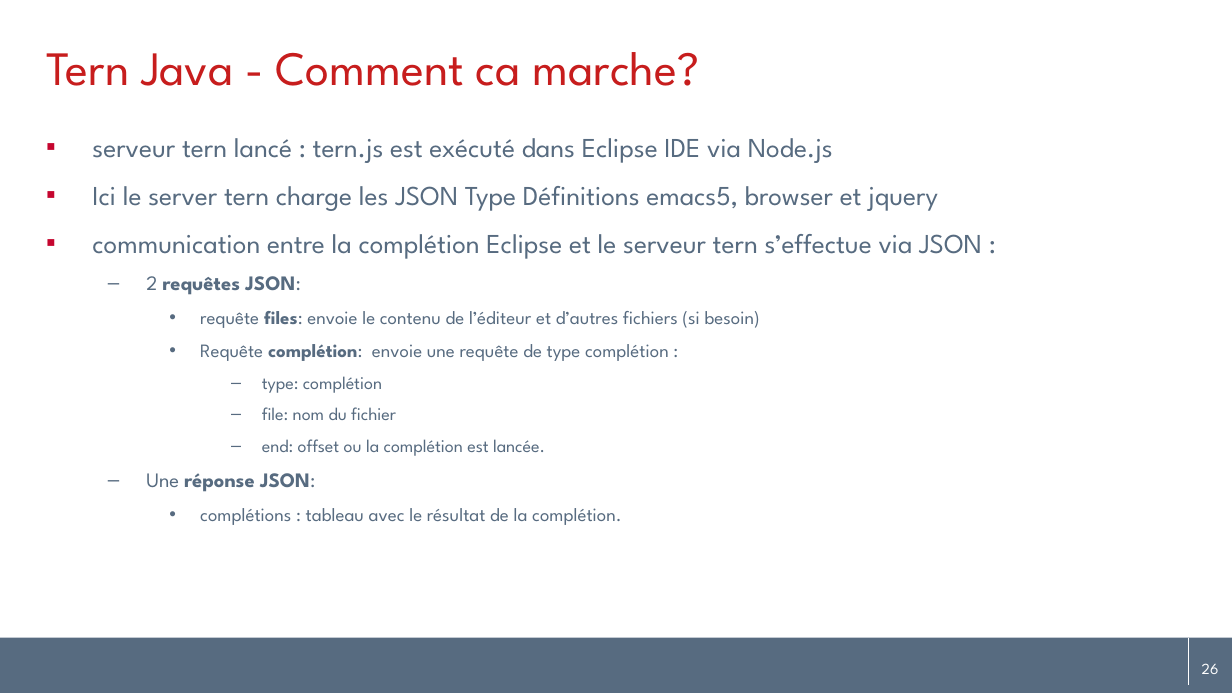
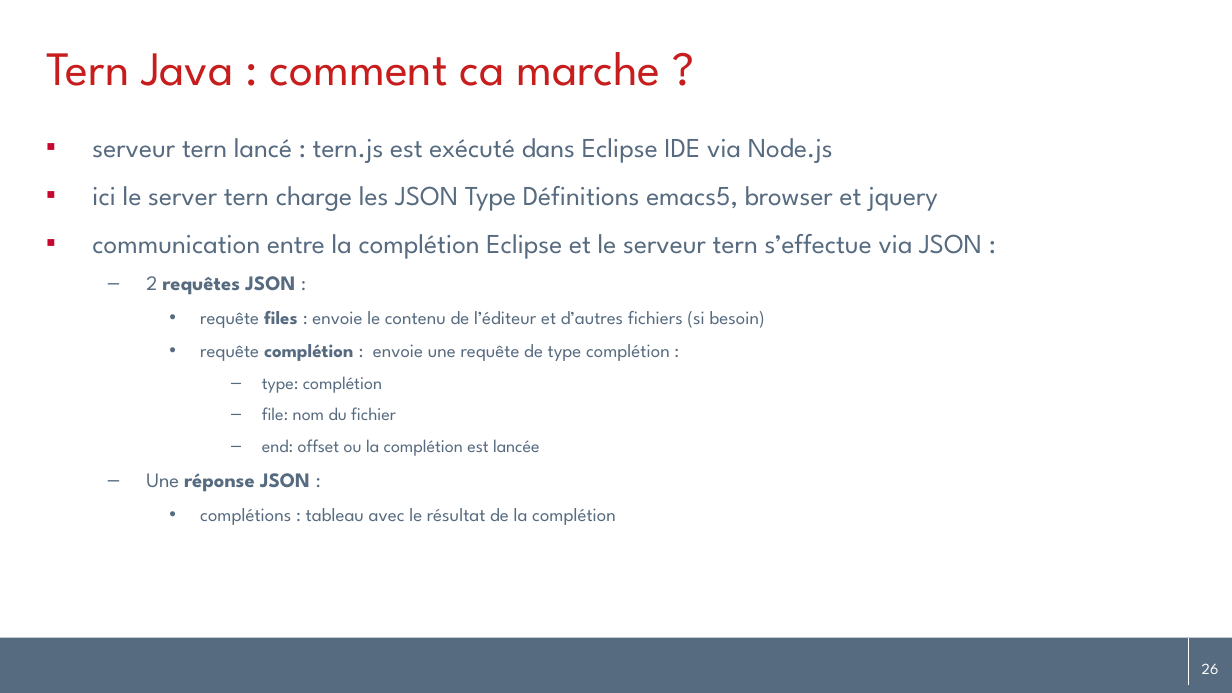
Before and after one commit to angelozerr/tern.java, a slide deck: slide 26 of docs/tern.java_fr.pptx. Drawn at 1232x693 pixels with LibreOffice and Linux fonts; fonts in the diff are those of the drawing; background and template pictures are left out. Boxes give left, top, right and bottom in pixels: in the first picture for what was removed or moved away, otherwise in the second. Text is boxed around its words. In the diff, an @@ line names an element or a change of style, - is before the commit and + after.

```diff
--- a/docs/tern.java_fr.pptx
+++ b/docs/tern.java_fr.pptx
@@ title at <box>46,52,660,86</box>: text changed @@
-Tern Java - Comment ca marche?
+Tern Java : comment ca marche ?
@@ text at <box>92,186,938,211</box>: text changed @@
-▪ Ici le server tern charge les JSON Type Définitions emacs5, browser et jquery
+▪ ici le server tern charge les JSON Type Définitions emacs5, browser et jquery
@@ text at <box>146,276,765,361</box>: text changed @@
-  – 2 requêtes JSON:
-    • requête files: envoie le contenu de l’éditeur et d’autres fichiers (si besoin)
-    • Requête complétion: envoie une requête de type complétion :
+  – 2 requêtes JSON :
+    • requête files : envoie le contenu de l’éditeur et d’autres fichiers (si besoin)
+    • requête complétion : envoie une requête de type complétion :
@@ text at <box>146,439,616,525</box>: text changed @@
-      – end: offset ou la complétion est lancée.
-  – Une réponse JSON:
-    • complétions : tableau avec le résultat de la complétion.
+      – end: offset ou la complétion est lancée
+  – Une réponse JSON :
+    • complétions : tableau avec le résultat de la complétion
```
Also in this commit, not shown: 23 other slides changed, 1 other file.
